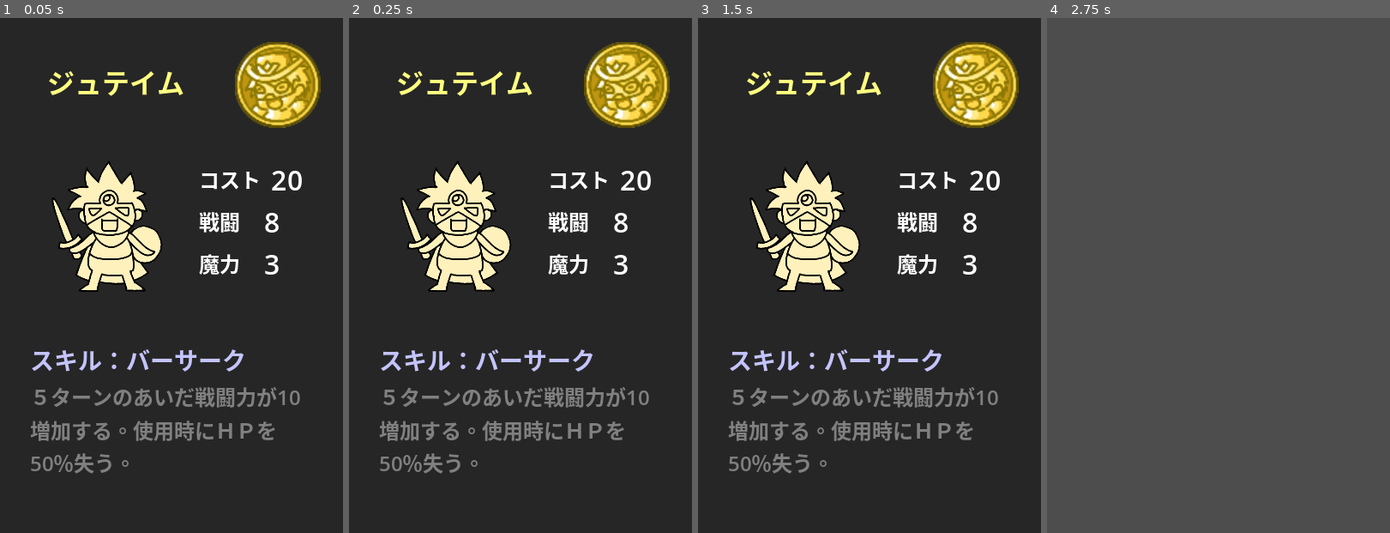
Above: before the commit, frames 1-4 (left to right).
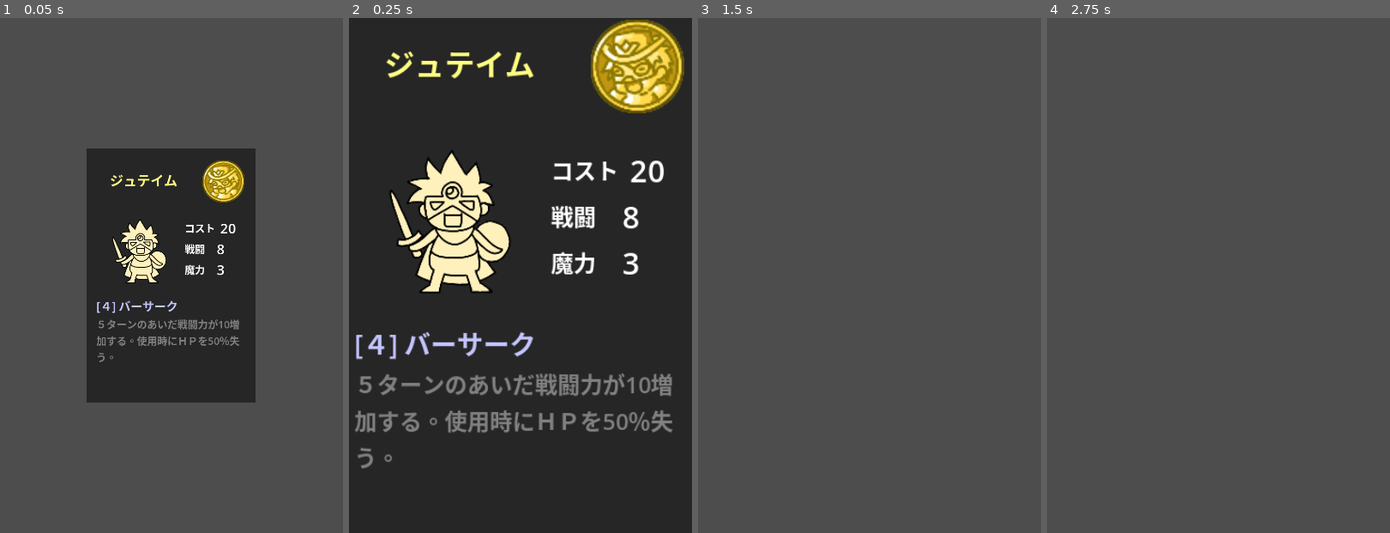
Above: after the commit, the same moments.

Repository: allgorilla/jutegame
Game: Godot game, scene res://scenes/StatusWindow.tscn
The game is run twice, just before and just after one commit, with the same random seed, the same clock (stepped at 60 frames per second) and the same inputs. This scene is started directly instead of the project's main scene.
Inputs (mouse positions are in pixels of both pictures, inside the frame that each line leads up to):
- Up to frame 1 (0.05 s): no input
- Up to frame 2 (0.25 s): no input
- Up to frame 3 (1.5 s): move the mouse to (944, 249) at 0.52 s; click (944, 249) at 0.67 s; tap Enter at 1.25 s; move the mouse to (800, 301) at 1.27 s; click (800, 301) at 1.42 s
- Up to frame 4 (2.75 s): tap Space at 2 s; move the mouse to (1252, 162) at 2.02 s; click (1252, 162) at 2.17 s

The runs differ from the first frame. In frame 1, 82% of the frame differs, in the area x 0-100%, y 0-100%; in frame 2, 18%; in frame 3, 99%; in frame 4, nothing differs.

Commit message:
ステータスウインドウ・オープンアニメーション。

Diff:
--- a/scenes/StatusWindow.tscn
+++ b/scenes/StatusWindow.tscn
@@ -8,13 +8,123 @@
 layer = 10
 script = ExtResource("1_omt8b")
 
-[node name="Background" type="ColorRect" parent="." unique_id=17927834]
+[node name="MainContent" type="Control" parent="." unique_id=50960166]
+layout_mode = 3
+anchors_preset = 15
+anchor_right = 1.0
+anchor_bottom = 1.0
+grow_horizontal = 2
+grow_vertical = 2
+pivot_offset = Vector2(200, 300)
+
+[node name="Background" type="ColorRect" parent="MainContent" unique_id=17927834]
+layout_mode = 1
 anchors_preset = 15
 anchor_right = 1.0
 anchor_bottom = 1.0
 grow_horizontal = 2
 grow_vertical = 2
 color = Color(0, 0, 0, 0.5019608)
+
+[node name="NameLabel" type="Label" parent="MainContent" unique_id=2123604683]
+layout_mode = 0
+offset_left = 55.0
+offset_top = 50.0
+offset_right = 256.0
+offset_bottom = 98.0
+theme_override_colors/font_color = Color(1, 1, 0.5019608, 1)
+theme_override_font_sizes/font_size = 32
+text = "ジュテイム"
+
+[node name="Image" type="TextureRect" parent="MainContent" unique_id=252478091]
+layout_mode = 0
+offset_left = 45.0
+offset_top = 163.0
+offset_right = 205.0
+offset_bottom = 323.0
+texture = ExtResource("1_6mmf1")
+
+[node name="Rarity" type="TextureRect" parent="MainContent" unique_id=1672309396]
+layout_mode = 0
+offset_left = 274.0
+offset_top = 28.0
+offset_right = 374.0
+offset_bottom = 128.0
+texture = ExtResource("1_iihyn")
+
+[node name="StatusContainer" type="VBoxContainer" parent="MainContent" unique_id=2049288213]
+layout_mode = 0
+offset_left = 232.0
+offset_top = 166.0
+offset_right = 379.0
+offset_bottom = 326.0
+
+[node name="CostContainer" type="HBoxContainer" parent="MainContent/StatusContainer" unique_id=1765992082]
+layout_mode = 2
+
+[node name="CostLabel" type="Label" parent="MainContent/StatusContainer/CostContainer" unique_id=1945931686]
+layout_mode = 2
+theme_override_font_sizes/font_size = 24
+text = "コスト"
+
+[node name="CostValue" type="Label" parent="MainContent/StatusContainer/CostContainer" unique_id=1821142326]
+layout_mode = 2
+theme_override_font_sizes/font_size = 32
+text = " 20"
+
+[node name="PowerContainer" type="HBoxContainer" parent="MainContent/StatusContainer" unique_id=541328468]
+layout_mode = 2
+
+[node name="PowerLabel" type="Label" parent="MainContent/StatusContainer/PowerContainer" unique_id=1248677341]
+layout_mode = 2
+theme_override_font_sizes/font_size = 24
+text = "戦闘"
+
+[node name="PowerValue" type="Label" parent="MainContent/StatusContainer/PowerContainer" unique_id=78841828]
+layout_mode = 2
+size_flags_horizontal = 4
+theme_override_font_sizes/font_size = 32
+text = "   8"
+horizontal_alignment = 2
+
+[node name="MagicContainer" type="HBoxContainer" parent="MainContent/StatusContainer" unique_id=1677990563]
+layout_mode = 2
+
+[node name="MagicLabel" type="Label" parent="MainContent/StatusContainer/MagicContainer" unique_id=1514077132]
+layout_mode = 2
+theme_override_font_sizes/font_size = 24
+text = "魔力"
+
+[node name="MagicValue" type="Label" parent="MainContent/StatusContainer/MagicContainer" unique_id=1066442068]
+layout_mode = 2
+theme_override_font_sizes/font_size = 32
+text = "   3"
+
+[node name="SkillContainer" type="VBoxContainer" parent="MainContent" unique_id=972074057]
+layout_mode = 1
+anchors_preset = 15
+anchor_right = 1.0
+anchor_bottom = 1.0
+offset_left = 23.0
+offset_top = 351.0
+offset_right = -19.0
+offset_bottom = -21.0
+grow_horizontal = 2
+grow_vertical = 2
+
+[node name="SkillName" type="Label" parent="MainContent/SkillContainer" unique_id=478968488]
+layout_mode = 2
+theme_override_colors/font_color = Color(0.76862746, 0.76862746, 1, 1)
+theme_override_font_sizes/font_size = 28
+text = "[４] バーサーク"
+
+[node name="SkillText" type="Label" parent="MainContent/SkillContainer" unique_id=673481458]
+layout_mode = 2
+theme_override_colors/font_color = Color(0.5019608, 0.5019608, 0.5019608, 1)
+theme_override_font_sizes/font_size = 24
+text = "５ターンのあいだ戦闘力が10増加する。使用時にＨＰを50％失う。
+"
+autowrap_mode = 3
 
 [node name="BackgroundButton" type="Button" parent="." unique_id=2130032820]
 anchors_preset = 15
@@ -23,98 +133,3 @@
 grow_horizontal = 2
 grow_vertical = 2
 flat = true
-
-[node name="NameLabel" type="Label" parent="." unique_id=2123604683]
-offset_left = 55.0
-offset_top = 50.0
-offset_right = 256.0
-offset_bottom = 98.0
-theme_override_colors/font_color = Color(1, 1, 0.5019608, 1)
-theme_override_font_sizes/font_size = 32
-text = "ジュテイム"
-
-[node name="Image" type="TextureRect" parent="." unique_id=252478091]
-offset_left = 45.0
-offset_top = 163.0
-offset_right = 205.0
-offset_bottom = 323.0
-texture = ExtResource("1_6mmf1")
-
-[node name="Rarity" type="TextureRect" parent="." unique_id=1672309396]
-offset_left = 274.0
-offset_top = 28.0
-offset_right = 374.0
-offset_bottom = 128.0
-texture = ExtResource("1_iihyn")
-
-[node name="StatusContainer" type="VBoxContainer" parent="." unique_id=2049288213]
-offset_left = 232.0
-offset_top = 166.0
-offset_right = 379.0
-offset_bottom = 326.0
-
-[node name="CostContainer" type="HBoxContainer" parent="StatusContainer" unique_id=1765992082]
-layout_mode = 2
-
-[node name="CostLabel" type="Label" parent="StatusContainer/CostContainer" unique_id=1945931686]
-layout_mode = 2
-theme_override_font_sizes/font_size = 24
-text = "コスト"
-
-[node name="CostValue" type="Label" parent="StatusContainer/CostContainer" unique_id=1821142326]
-layout_mode = 2
-theme_override_font_sizes/font_size = 32
-text = " 20"
-
-[node name="PowerContainer" type="HBoxContainer" parent="StatusContainer" unique_id=541328468]
-layout_mode = 2
-
-[node name="PowerLabel" type="Label" parent="StatusContainer/PowerContainer" unique_id=1248677341]
-layout_mode = 2
-theme_override_font_sizes/font_size = 24
-text = "戦闘"
-
-[node name="PowerValue" type="Label" parent="StatusContainer/PowerContainer" unique_id=78841828]
-layout_mode = 2
-size_flags_horizontal = 4
-theme_override_font_sizes/font_size = 32
-text = "   8"
-horizontal_alignment = 2
-
-[node name="MagicContainer" type="HBoxContainer" parent="StatusContainer" unique_id=1677990563]
-layout_mode = 2
-
-[node name="MagicLabel" type="Label" parent="StatusContainer/MagicContainer" unique_id=1514077132]
-layout_mode = 2
-theme_override_font_sizes/font_size = 24
-text = "魔力"
-
-[node name="MagicValue" type="Label" parent="StatusContainer/MagicContainer" unique_id=1066442068]
-layout_mode = 2
-theme_override_font_sizes/font_size = 32
-text = "   3"
-
-[node name="SkillContainer" type="VBoxContainer" parent="." unique_id=972074057]
-anchors_preset = 15
-anchor_right = 1.0
-anchor_bottom = 1.0
-offset_left = 35.0
-offset_top = 381.0
-offset_right = -29.0
-offset_bottom = -31.0
-grow_horizontal = 2
-grow_vertical = 2
-
-[node name="SkillName" type="Label" parent="SkillContainer" unique_id=478968488]
-layout_mode = 2
-theme_override_colors/font_color = Color(0.76862746, 0.76862746, 1, 1)
-theme_override_font_sizes/font_size = 28
-text = "スキル：バーサーク"
-
-[node name="SkillText" type="Label" parent="SkillContainer" unique_id=673481458]
-layout_mode = 2
-theme_override_colors/font_color = Color(0.5019608, 0.5019608, 0.5019608, 1)
-theme_override_font_sizes/font_size = 24
-text = "５ターンのあいだ戦闘力が10増加する。使用時にＨＰを50％失う。
-"
-autowrap_mode = 3
--- a/scenes/TitleScene.tscn
+++ b/scenes/TitleScene.tscn
@@ -89,6 +89,8 @@
 theme_override_font_sizes/font_size = 24
 text = "もどる"
 
+[node name="AnimationPlayer" type="AnimationPlayer" parent="." unique_id=395026615]
+
 [connection signal="pressed" from="VBoxContainer/NewGameButton" to="." method="_on_new_game_button_pressed"]
 [connection signal="pressed" from="VBoxContainer/ContinueButton" to="." method="_on_continue_button_pressed"]
 [connection signal="pressed" from="NameRegistrationPanel/VBoxContainer/HBoxContainer/ConfirmButton" to="." method="_on_confirm_button_pressed"]
--- a/scripts/BarScene.gd
+++ b/scripts/BarScene.gd
@@ -76,7 +76,7 @@
 
 		Phase.POST_RESULT:
 			# ④ 合流案内
-			await MessageManager.display_text("きにいってもらえたかしら。\nあたらしいなかまとは やどや でごうりゅうしてね！")
+			await MessageManager.display_text("きにいってもらえたかしら。\nあたらしい なかまとは\nやどや でごうりゅうしてね！")
 			current_phase = Phase.AGAIN_ASK
 
 		Phase.AGAIN_ASK:
--- a/scripts/StatusWindow.gd
+++ b/scripts/StatusWindow.gd
@@ -1,11 +1,22 @@
 # StatusWindow.gd
 extends CanvasLayer
 signal closed
+
+@onready var main_content = $MainContent
 
 func _ready():
 	# 背景ボタン（どこをクリックしても反応するボタン）を接続
 	$BackgroundButton.pressed.connect(_on_close_requested)
 
+	main_content.scale = Vector2.ZERO
+
+	# 2. アニメーション：0.2秒かけて (1, 1) に拡大
+	var tween = create_tween()
+	# TRANS_BACK を使うと、少しだけ大きく膨らんでから戻る「ぷるん」とした動きになります
+	tween.tween_property(main_content, "scale", Vector2.ONE, 0.4)\
+		.set_trans(Tween.TRANS_BACK)\
+		.set_ease(Tween.EASE_OUT)
+
 func _on_close_requested():
 	closed.emit()    # 酒場シーンへ「閉じたよ」と伝える
 	queue_free()     # 自分を消す
